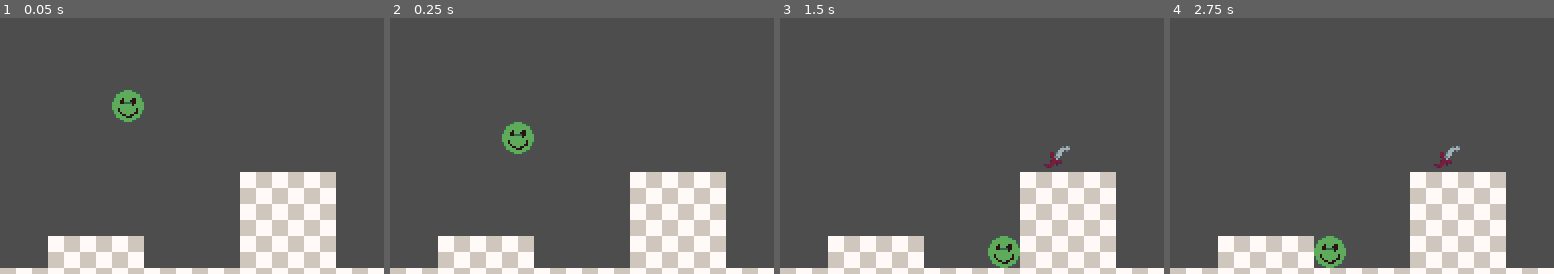
Above: before the commit, frames 1-4 (left to right).
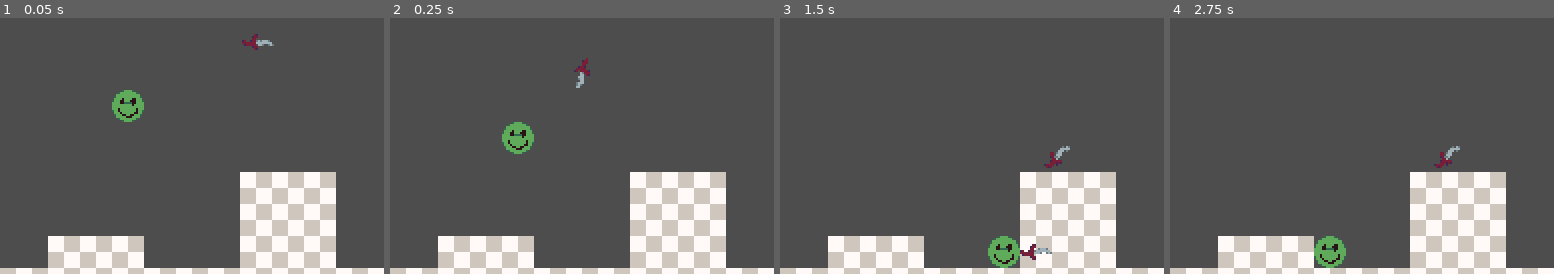
Above: after the commit, the same moments.

Repository: LordOfCheese1/project-hell
Game: Godot game, scene res://scenes/testing.tscn
Two runs of this game, one before a commit and one after it. Both use one fixed random seed, a clock stepped at 60 frames per second and the inputs below.
Inputs:
- Up to frame 1 (0.05 s): no input
- Up to frame 2 (0.25 s): no input
- Up to frame 3 (1.5 s): hold D (right) from 0.53 s (still down); tap E (grab) at 0.6, 1.35 s; tap Space (jump) at 0.77 s
- Up to frame 4 (2.75 s): tap Space (jump) at 1.52 s; release D (right) at 2.03 s; hold A (left) from 2.03 s (still down); tap F (use_item) at 2.1 s; tap E (grab) at 2.3 s
The pictures show only the part of the screen within x 15-65%, y 39-89%; the shares and areas given below are measured in that part.

The runs differ from the first frame. In frame 1, 0.2% of the frame differs, in the area x 63-72%, y 6-13%; in frame 2, 0.2%; in frame 3, 0.2%; in frame 4, nothing differs.

Commit message:
dual-wielding items

Diff:
--- a/scenes/testing.tscn
+++ b/scenes/testing.tscn
@@ -14,3 +14,6 @@
 
 [node name="dagger" parent="." instance=ExtResource("3_jas43")]
 position = Vector2(292, 61)
+
+[node name="dagger2" parent="." instance=ExtResource("3_jas43")]
+position = Vector2(194, 111)
--- a/scripts/entities/player.gd
+++ b/scripts/entities/player.gd
@@ -47,7 +47,7 @@
 		attempt_item_use()
 
 	for i in range(len(grabbed_items)):
-		grabbed_items[i].position = lerp(grabbed_items[i].position, Vector2(position.x + (look_dir_x * 16), position.y + (look_dir_y * 16)), 0.3)
+		grabbed_items[i].position = lerp(grabbed_items[i].position, Vector2(position.x + (look_dir_x * 16) + grabbed_items.find(grabbed_items[i]) * look_dir_x * -32, position.y + (look_dir_y * 16)), 0.3)
 		grabbed_items[i].look_at(position + Vector2(look_dir_x * 64, look_dir_y * 64))
 
 	if velocity.x != 0:
